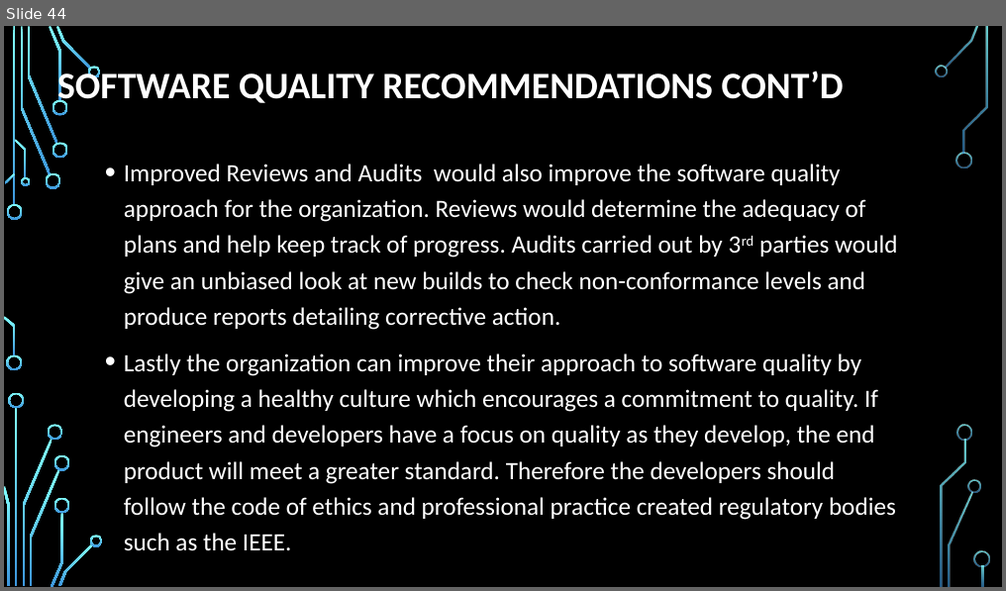
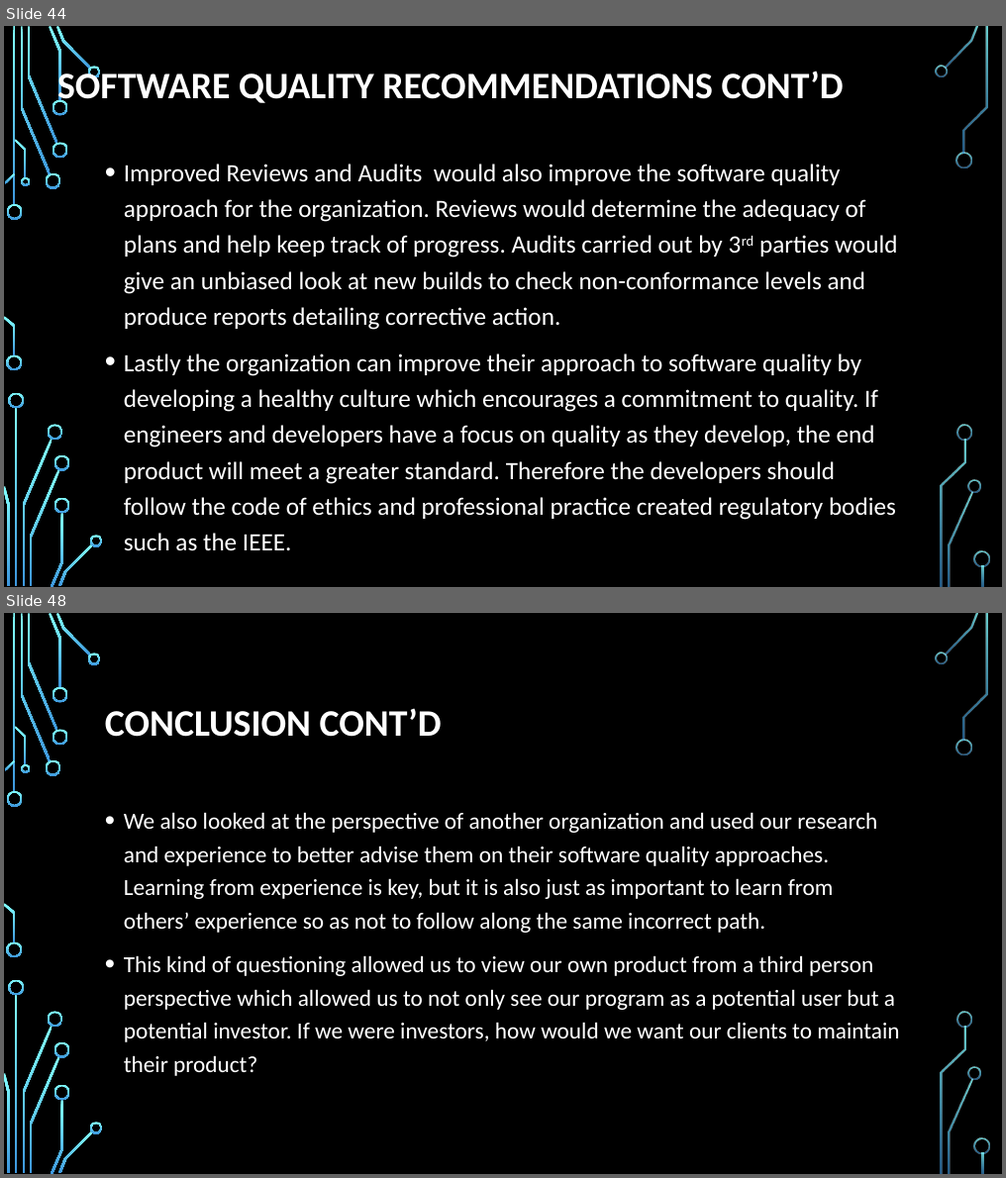
Before and after one commit to trf213/SQA, a slide deck: Documentation/Group Presentation.pptx. Shown one above the other, each under a label of ours: slide 44 before the commit, slides 44 and 48 after it; the slides between them are not shown. The pictures are 1006x591 and 1006x1178 pixels, drawn with LibreOffice and Linux fonts; fonts in the diff are those of the drawing; background and template pictures are left out. Boxes give left, top, right and bottom in pixels: in the first picture for what was removed or moved away, otherwise in the second. Text is boxed around its words. In the diff, an @@ line names an element or a change of style, - is before the commit and + after.

```diff
--- a/Documentation/Group Presentation.pptx
+++ b/Documentation/Group Presentation.pptx
@@ slide 48 added at box(4, 613, 1002, 1174), background picture (left out); not listed: 36 template elements that a slide beside it also shows @@
@@ title added at box(105, 708, 442, 737), 36 pt, text #FFFFFF, bold @@
+CONCLUSION CONT’D
@@ text added at box(124, 812, 899, 1076), 22.2 pt, text #FFFFFF @@
+• We also looked at the perspective of another organization and used our research and experience to better advise them on their software quality approaches. Learning from experience is key, but it is also just as important to learn from others’ experience so as not to follow along the same incorrect path.
+• This kind of questioning allowed us to view our own product from a third person perspective which allowed us to not only see our program as a potential user but a potential investor. If we were investors, how would we want our clients to maintain their product?
```
Also in this commit, not shown: 6 other slides added, 1 slide removed, 1 other file.
